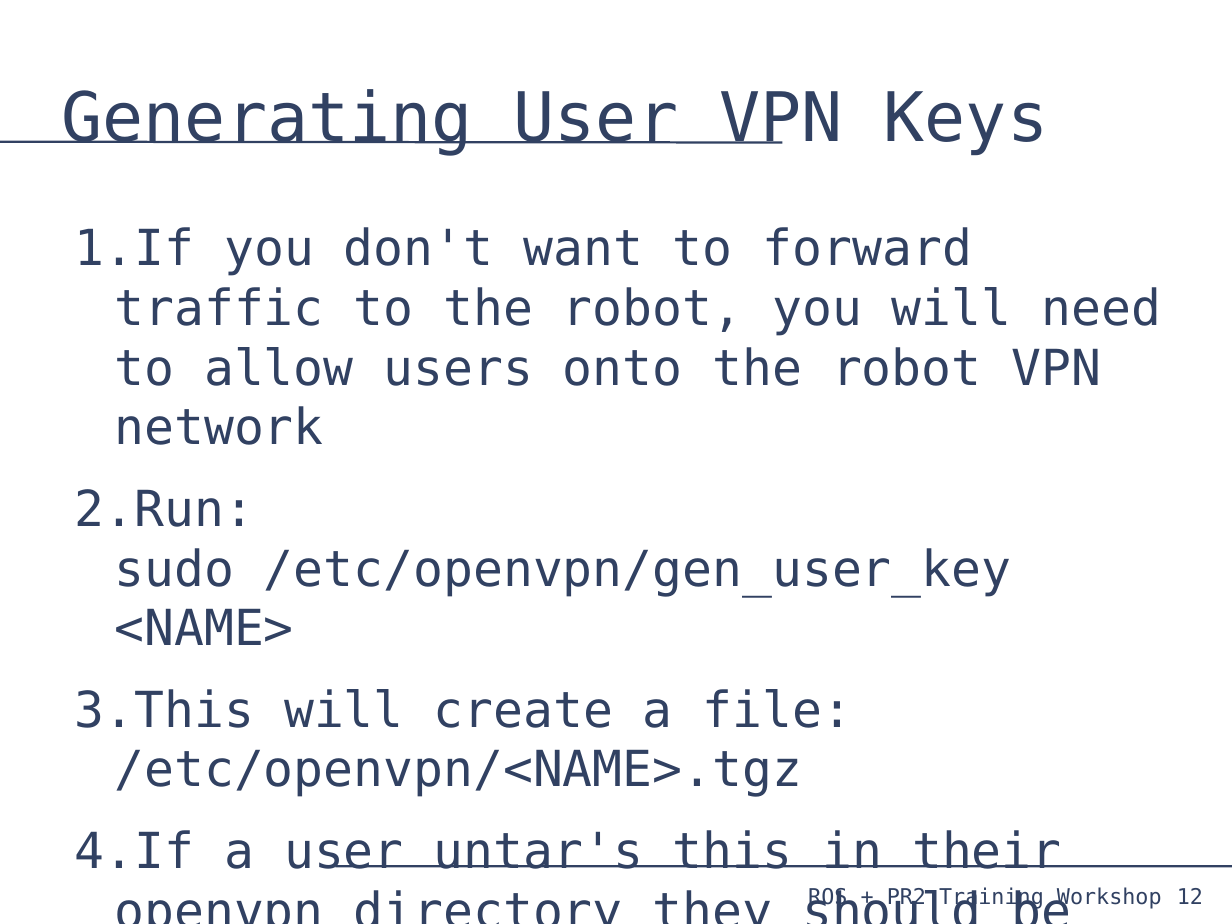
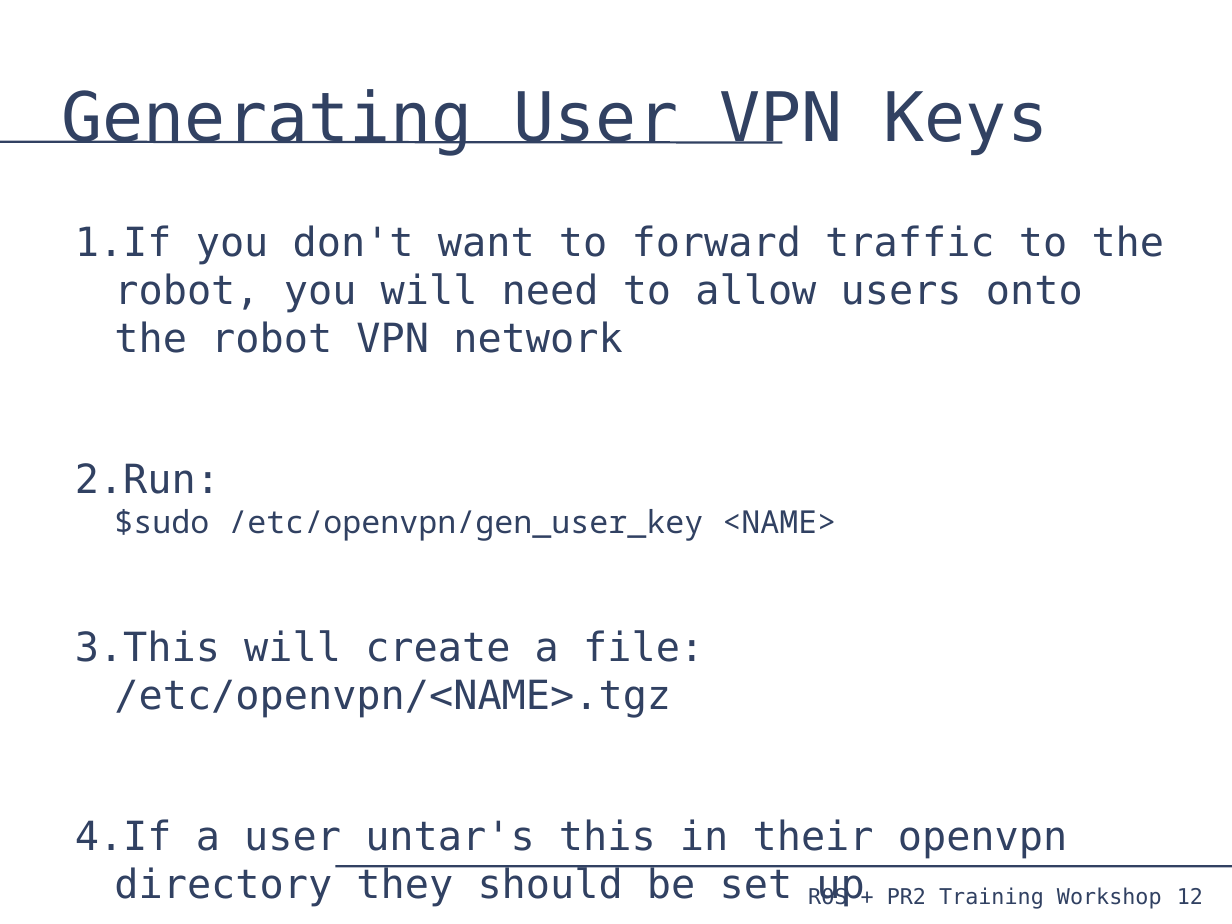
Before and after one commit to PR2/pr2_docs, a slide deck: slide 12 of pr2_training_workshop/installing_base_station/basestation.odp. Drawn at 1232x924 pixels with LibreOffice and Linux fonts; fonts in the diff are those of the drawing. Boxes give left, top, right and bottom in pixels: in the first picture for what was removed or moved away, otherwise in the second. Text is boxed around its words. In the diff, an @@ line names an element or a change of style, - is before the commit and + after.

Commit message:
Changing some font stuff in basestation.odp

```diff
--- a/pr2_training_workshop/installing_base_station/basestation.odp
+++ b/pr2_training_workshop/installing_base_station/basestation.odp
@@ text at bbox=[75, 225, 1165, 907]: size 32 to 25.9 pt in "If you don't want to forward traffic ...", "This will create a file: /etc/openvpn/<NAME>.tgz", "If a user untar's this in their ..." @@
@@ text at bbox=[75, 463, 836, 541]: text changed; size 32 to 20.4 pt; font DejaVu Sans Mono to Noto Sans Mono @@
-2. Run:
-   sudo /etc/openvpn/gen_user_key <NAME>
+2. Run:
+   $sudo /etc/openvpn/gen_user_key <NAME>
```
Also in this commit, not shown: 2 other slides changed.
